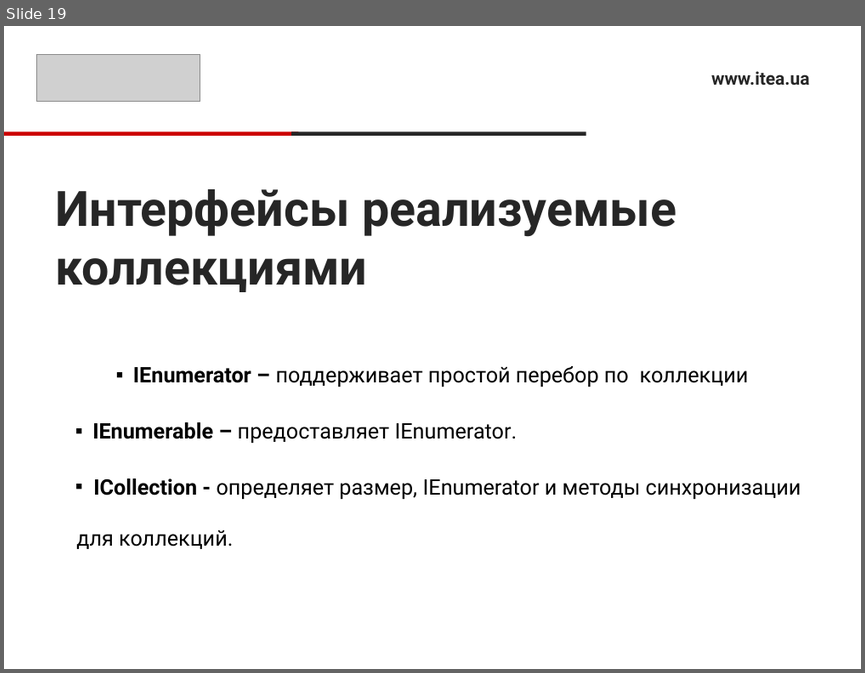
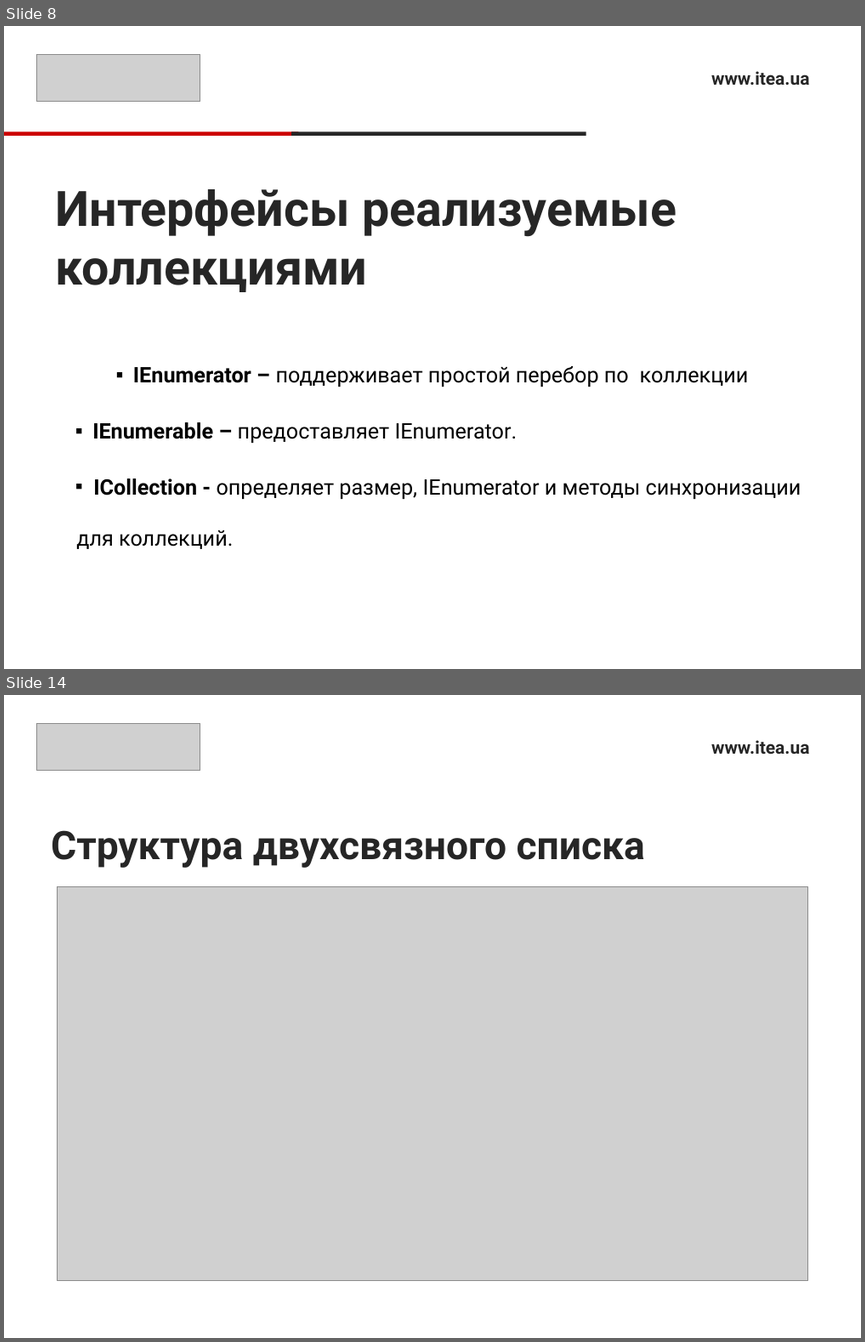
Before and after one commit to Ryabik/CSharpProfessional, a slide deck: 1.Collections/CollectionsPresentation.pptx. Shown one above the other, each under a label of ours: slide 19 before the commit, slides 8 and 14 after it; the slides between them are not shown. The pictures are 865x673 and 865x1342 pixels, drawn with LibreOffice and Linux fonts; fonts in the diff are those of the drawing; grey boxes stand for pictures. Boxes give left, top, right and bottom in pixels: in the first picture for what was removed or moved away, otherwise in the second. Text is boxed around its words. In the diff, an @@ line names an element or a change of style, - is before the commit and + after.

```diff
--- a/1.Collections/CollectionsPresentation.pptx
+++ b/1.Collections/CollectionsPresentation.pptx
@@ slide 14 added at box(4, 695, 861, 1338), background #FFFFFF @@
@@ picture added at box(37, 723, 200, 771) @@
@@ text added at box(711, 740, 809, 754), 15 pt, text #262626, bold @@
+www.itea.ua
@@ title added at box(51, 830, 645, 868), 33 pt, text #262626, bold @@
+Структура двухсвязного списка
@@ picture added at box(57, 887, 808, 1280) @@
@@ what was slide 19 is now slide 8 @@
```
Also in this commit, not shown: 6 slides changed, 8 other slides added, 1 slide removed.
